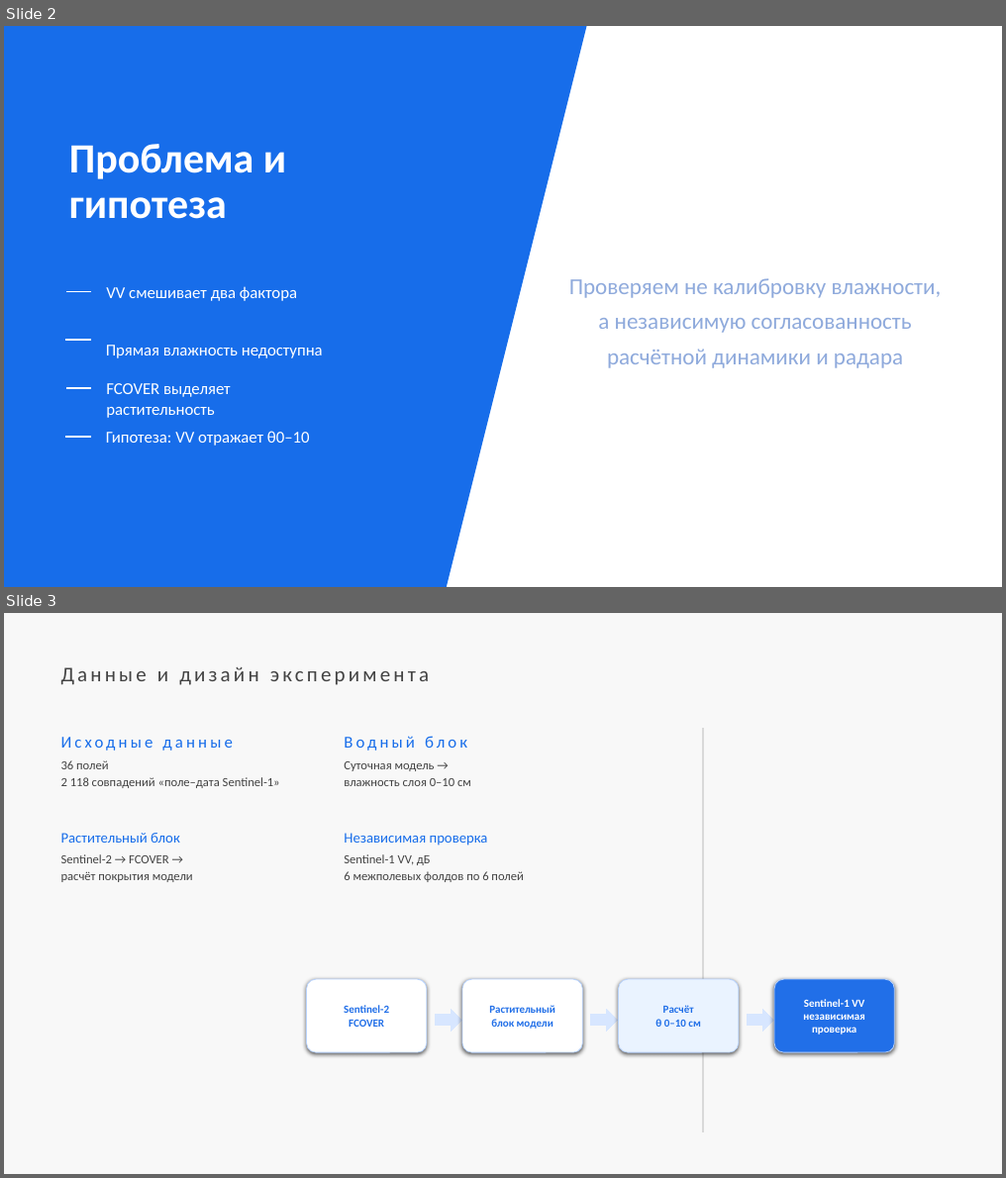
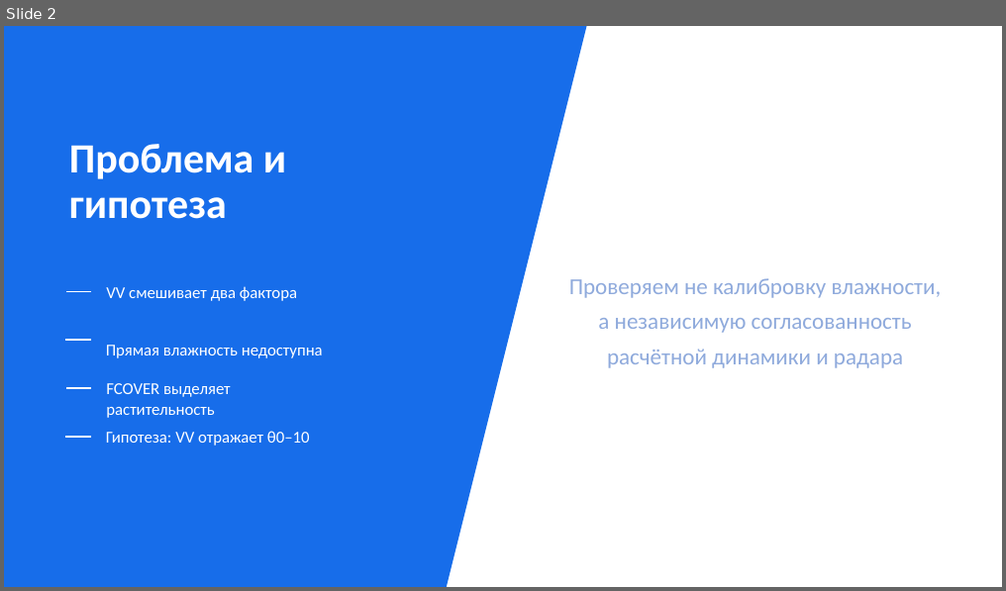
Before and after one commit to gregkorneev/water-regime-gis, a slide deck: output/pptx/Оценка_возможности_восстановления_влажности_почвы_презентация.pptx. Shown one above the other, each under a label of ours: slides 2 and 3 before the commit, slide 2 after it. The pictures are 1006x1178 and 1006x591 pixels, drawn with LibreOffice and Linux fonts; fonts in the diff are those of the drawing. Boxes give left, top, right and bottom in pixels: in the first picture for what was removed or moved away, otherwise in the second. Text is boxed around its words. In the diff, an @@ line names an element or a change of style, - is before the commit and + after.

```diff
--- a/output/pptx/Оценка_возможности_восстановления_влажности_почвы_презентация.pptx
+++ b/output/pptx/Оценка_возможности_восстановления_влажности_почвы_презентация.pptx
@@ slide 3 removed at <box>4,613,1002,1174</box>, background #F8F8F8 @@
@@ text removed at <box>61,667,429,685</box> @@
-Данные и дизайн эксперимента
@@ line removed from (703, 1133) to (703, 728) @@
@@ text removed at <box>61,761,280,788</box> @@
-36 полей
-2 118 совпадений «поле–дата Sentinel-1»
@@ text removed at <box>61,737,232,751</box> @@
-Исходные данные
@@ text removed at <box>344,736,467,751</box> @@
-Водный блок
@@ text removed at <box>344,761,471,786</box> @@
-Суточная модель →
-влажность слоя 0–10 см
@@ text removed at <box>61,833,180,843</box> @@
-Растительный блок
@@ text removed at <box>344,833,488,846</box> @@
-Независимая проверка
@@ text removed at <box>61,855,193,882</box> @@
-Sentinel-2 → FCOVER →
-расчёт покрытия модели
@@ text removed at <box>344,855,523,882</box> @@
-Sentinel-1 VV, дБ
-6 межполевых фолдов по 6 полей
@@ rounded rectangle removed at <box>307,980,426,1054</box> @@
-Sentinel-2
-FCOVER
@@ rounded rectangle removed at <box>462,980,582,1054</box> @@
-Растительный
-блок модели
@@ rounded rectangle removed at <box>619,980,739,1054</box> @@
-Расчёт
-θ 0–10 см
@@ rounded rectangle removed at <box>774,980,894,1054</box> @@
-Sentinel-1 VV
-независимая проверка
@@ right arrow removed at <box>436,1009,461,1031</box> @@
@@ right arrow removed at <box>591,1009,617,1031</box> @@
@@ right arrow removed at <box>747,1009,773,1031</box> @@
```
Also in this commit, not shown: 1 slide added.
